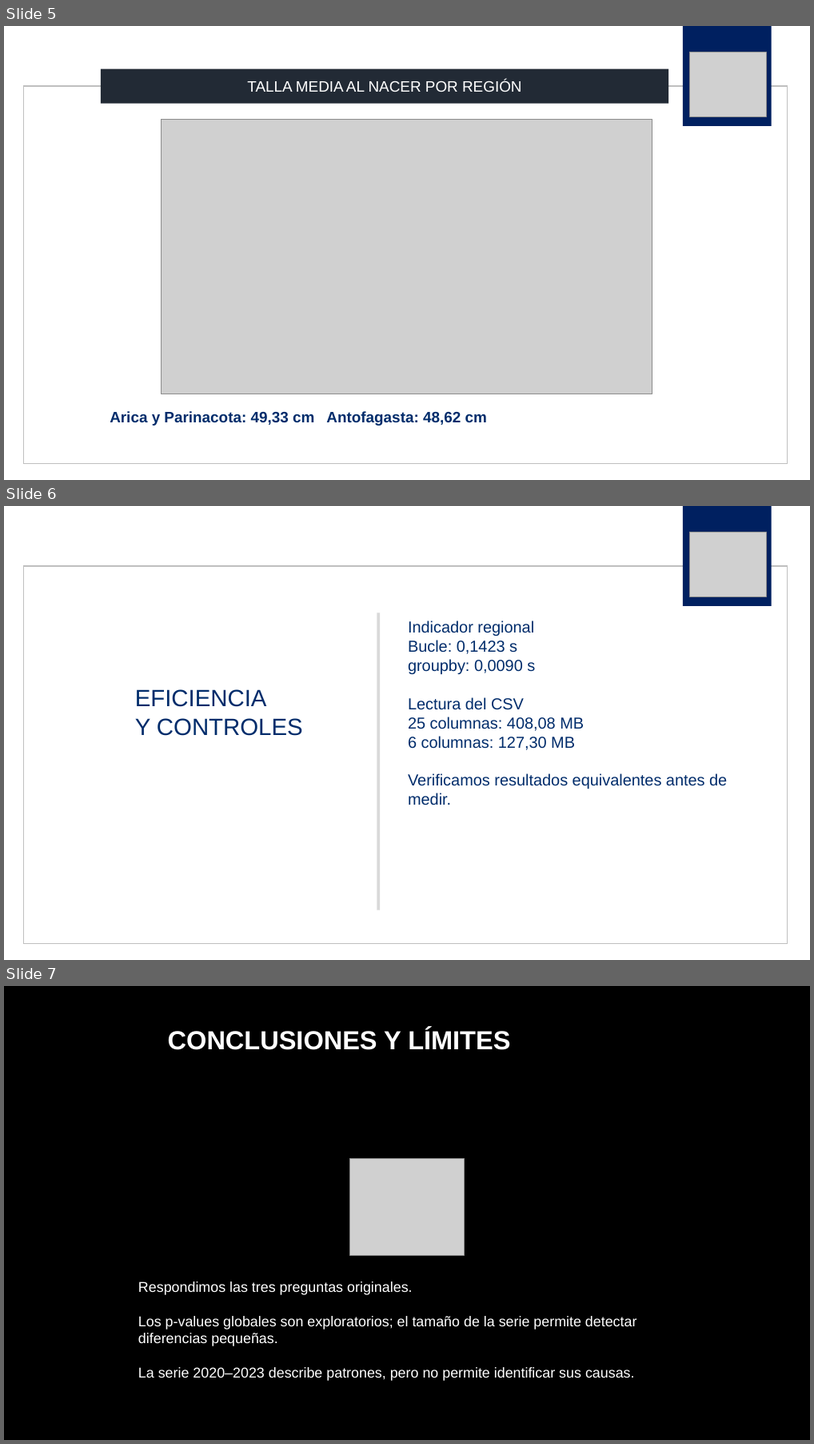
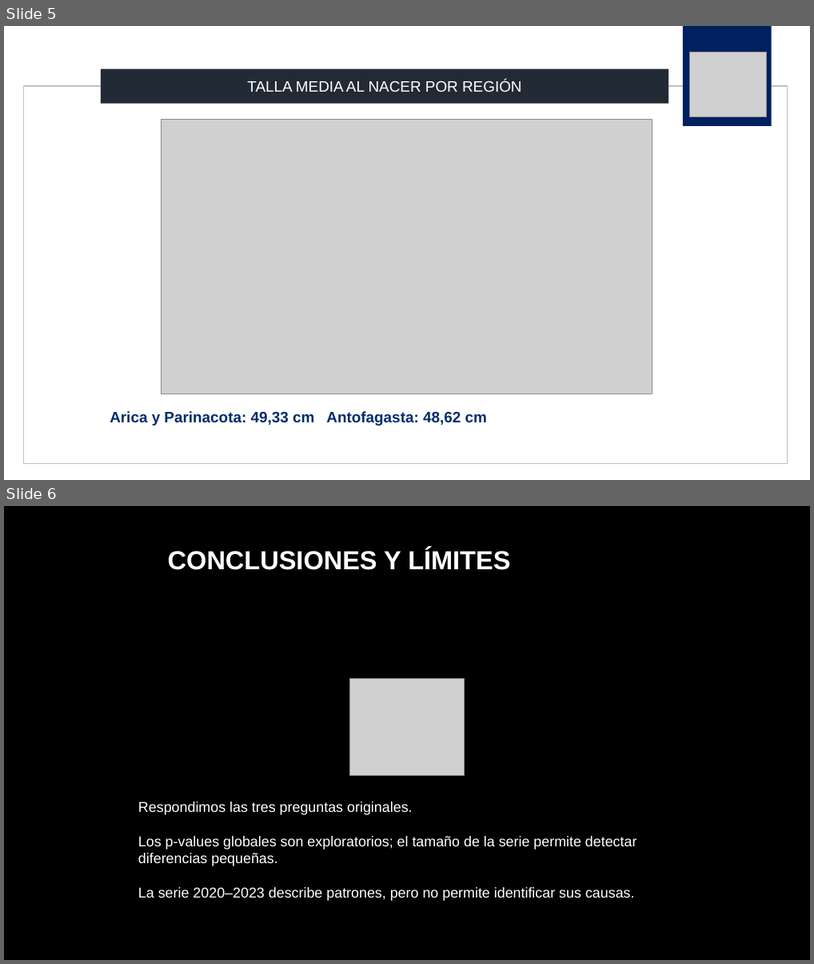
Before and after one commit to jorgealtamiranonavarrete-art/proyecto-grupo2, a slide deck: F4/f4_presentacion_grupo2.pptx. Shown one above the other, each under a label of ours: slides 5, 6 and 7 before the commit, slides 5 and 6 after it. The pictures are 814x1444 and 814x964 pixels, drawn with LibreOffice and Linux fonts; fonts in the diff are those of the drawing; grey boxes stand for pictures; background and template pictures are left out. Boxes give left, top, right and bottom in pixels: in the first picture for what was removed or moved away, otherwise in the second. Text is boxed around its words. In the diff, an @@ line names an element or a change of style, - is before the commit and + after.

Commit message:
Add files via upload
actualizacion de archivos f4_s04_grupo2.docx y f4_presentacion_grupo2.pptx

```diff
--- a/F4/f4_presentacion_grupo2.pptx
+++ b/F4/f4_presentacion_grupo2.pptx
@@ slide 6 removed at box(4, 506, 810, 960), background #FFFFFF @@
@@ rectangle removed at box(683, 506, 772, 606) @@
@@ picture removed at box(690, 532, 767, 596) @@
@@ rectangle removed at box(24, 566, 788, 943) @@
@@ rectangle removed at box(378, 612, 380, 909) @@
@@ text removed at box(408, 620, 727, 805) @@
-Indicador regional
-Bucle: 0,1423 s
-groupby: 0,0090 s
-Lectura del CSV
-25 columnas: 408,08 MB
-6 columnas: 127,30 MB
-Verificamos resultados equivalentes antes de medir.
@@ text removed at box(135, 689, 303, 736) @@
-EFICIENCIA
-Y CONTROLES
@@ what was slide 7 is now slide 6 @@
```
Also in this commit, not shown: 1 other file.
